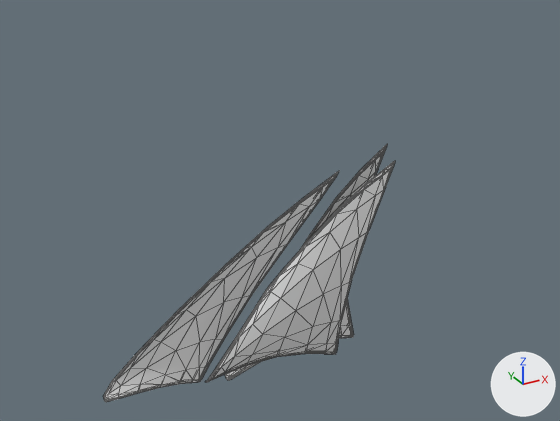
Two versions of the OBJ model Game/res/assets/models/Decorative/sails_temporary.obj, one commit apart.
Before and after are seen from a 50 mm camera at (-32.8, -48.5, 38.5) aimed at (-5.2, 1.7, 13.4). Arrows for +X, +Y and +Z are at lower right; the lights stay in place. Mesh edges are drawn as thin lines. Where no turn or scale is listed for an object, it has been applied to the vertices.

The first picture shows 'sails_temporary'.
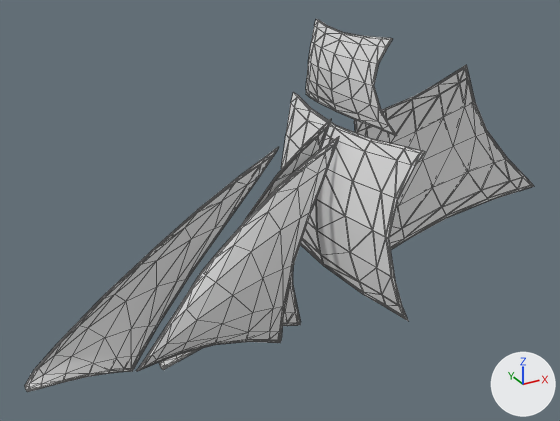
Boxes (x1, y1, x2, y2) around the edits, measured in the pictures (560 x 421 px; the box of a moved part takes in the faces that stretch with it):
'sails_temporary', reshaped (75% wider, 44% taller): before (104, 144, 395, 402); after (25, 19, 534, 392)
part 1 of me_sails_temporary, added: after (25, 147, 278, 392)
part 2 of me_sails_temporary, moved or reshaped: before (205, 161, 395, 382); after (136, 137, 339, 371)
part 3 of me_sails_temporary, added: after (354, 65, 534, 250)
part 4 of me_sails_temporary, added: after (306, 19, 396, 135)
part 5 of me_sails_temporary, added: after (281, 92, 425, 321)
part 6 of me_sails_temporary, cut back: before (104, 144, 387, 402); after (159, 119, 331, 370)

The change, as a list of edits to the scene's bpy script:
```text
Change me_sails_temporary:
    used by ob_sails_temporary; location = (0.0, 0.0, 0.0)
    remove me_sails_temporary.from_pydata(...)  # 582 vertices, 1152 faces; spans x -21.0..4.3, y -1.5..2.1, z -0.5..17.9
    add me_sails_temporary.from_pydata(...)  # 1084 vertices, 2144 faces; spans x -26.6..21.5, y -8.9..9.6, z 2.5..27.9
    me_sails_temporary part 1: the loose piece of 194 vertices spanning x -21.0..-0.3, y 0.7..2.1, z 0.0..16.3 is copied, and the copy is moved by (-5.6, 0.0, 3.0); it spans x -26.6..-5.9, y 0.7..2.1, z 3.0..19.3
    me_sails_temporary part 2: the loose piece of 194 vertices spanning x -13.2..4.3, y -1.5..-0.3, z -0.5..16.7 is moved by (-5.6, 0.0, 3.0)
    me_sails_temporary part 3: a new loose piece of 194 vertices spanning x 0.5..21.5, y 0.0..0.6, z 6.9..23.7
    me_sails_temporary part 4: a new loose piece of 154 vertices spanning x -1.6..-0.1, y -6.4..6.0, z 21.3..27.9
    me_sails_temporary part 5: a new loose piece of 154 vertices spanning x -2.2..0.4, y -8.9..9.6, z 7.2..20.8
    me_sails_temporary part 6: 387 vertices removed from x -21.0..4.3, y 0.3..2.1, z -0.2..17.9; 193 vertices added at x -16.5..-1.3, y 0.3..1.5, z 2.7..20.8
```
